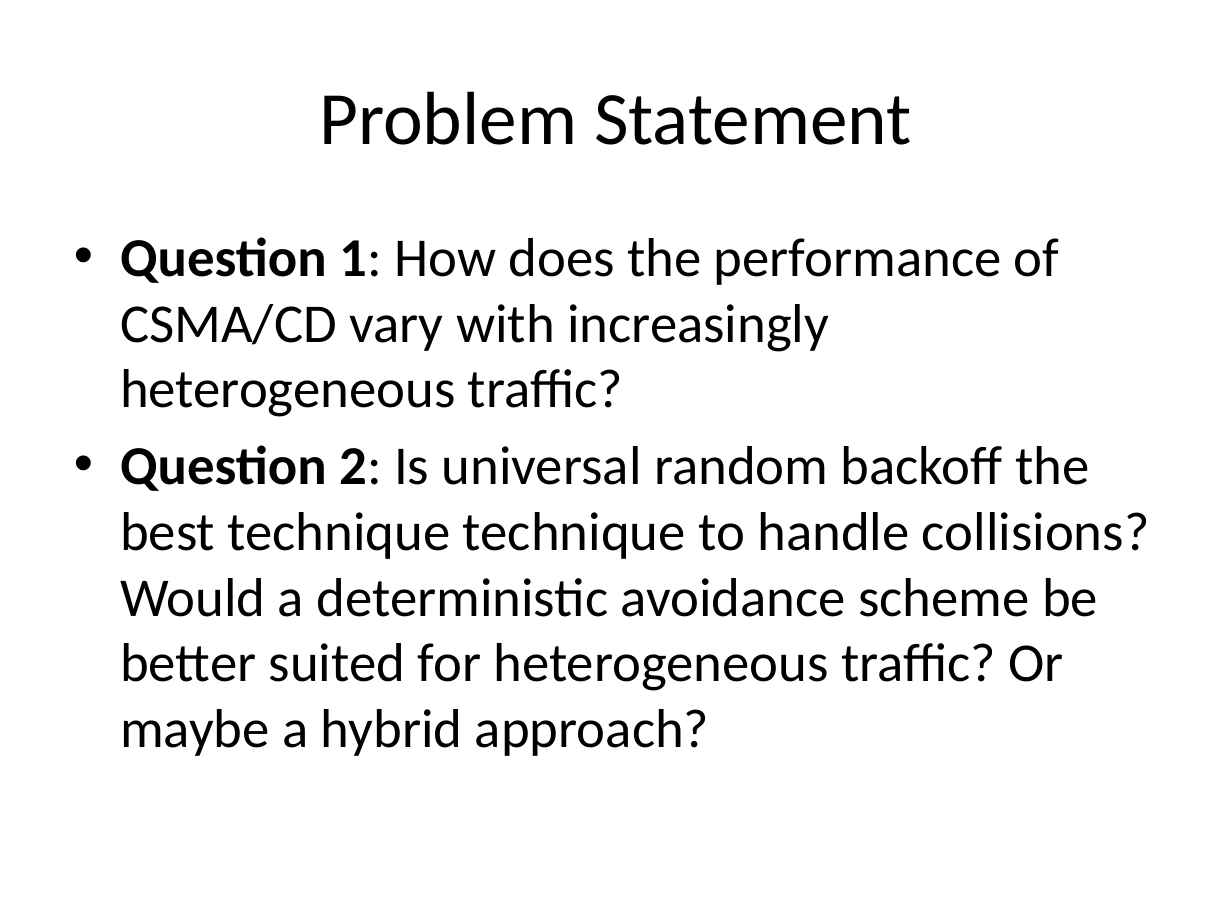
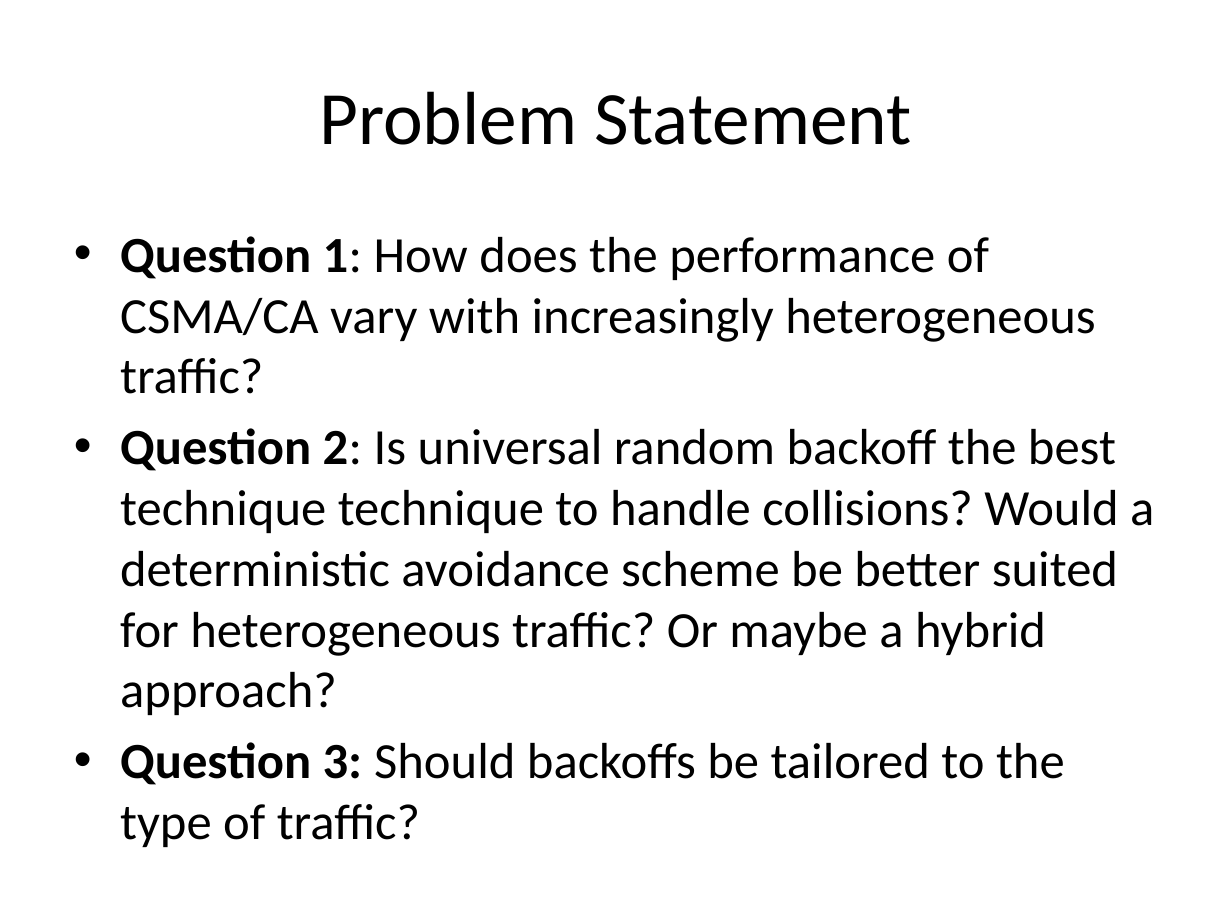
Before and after one commit to tamirh-uci/HeteroTrafficModels, a slide deck: slide 4 of presentation/slides.pptx. Drawn at 1232x924 pixels with LibreOffice and Linux fonts; fonts in the diff are those of the drawing. Boxes give left, top, right and bottom in pixels: in the first picture for what was removed or moved away, otherwise in the second. Text is boxed around its words. In the diff, an @@ line names an element or a change of style, - is before the commit and + after.

```diff
--- a/presentation/slides.pptx
+++ b/presentation/slides.pptx
@@ text at box(120, 236, 1095, 394): text changed; size 32 to 29.6 pt @@
-• Question 1: How does the performance of CSMA/CD vary with increasingly heterogeneous traffic?
+• Question 1: How does the performance of CSMA/CA vary with increasingly heterogeneous traffic?
@@ text at box(120, 428, 1154, 715): size 32 to 29.6 pt in "Question 2: Is universal random backoff the ..." @@
@@ text at box(120, 742, 1065, 847): paragraph added @@
+• Question 3: Should backoffs be tailored to the type of traffic?
```
Also in this commit, not shown: 6 other slides changed, 13 slides added.
